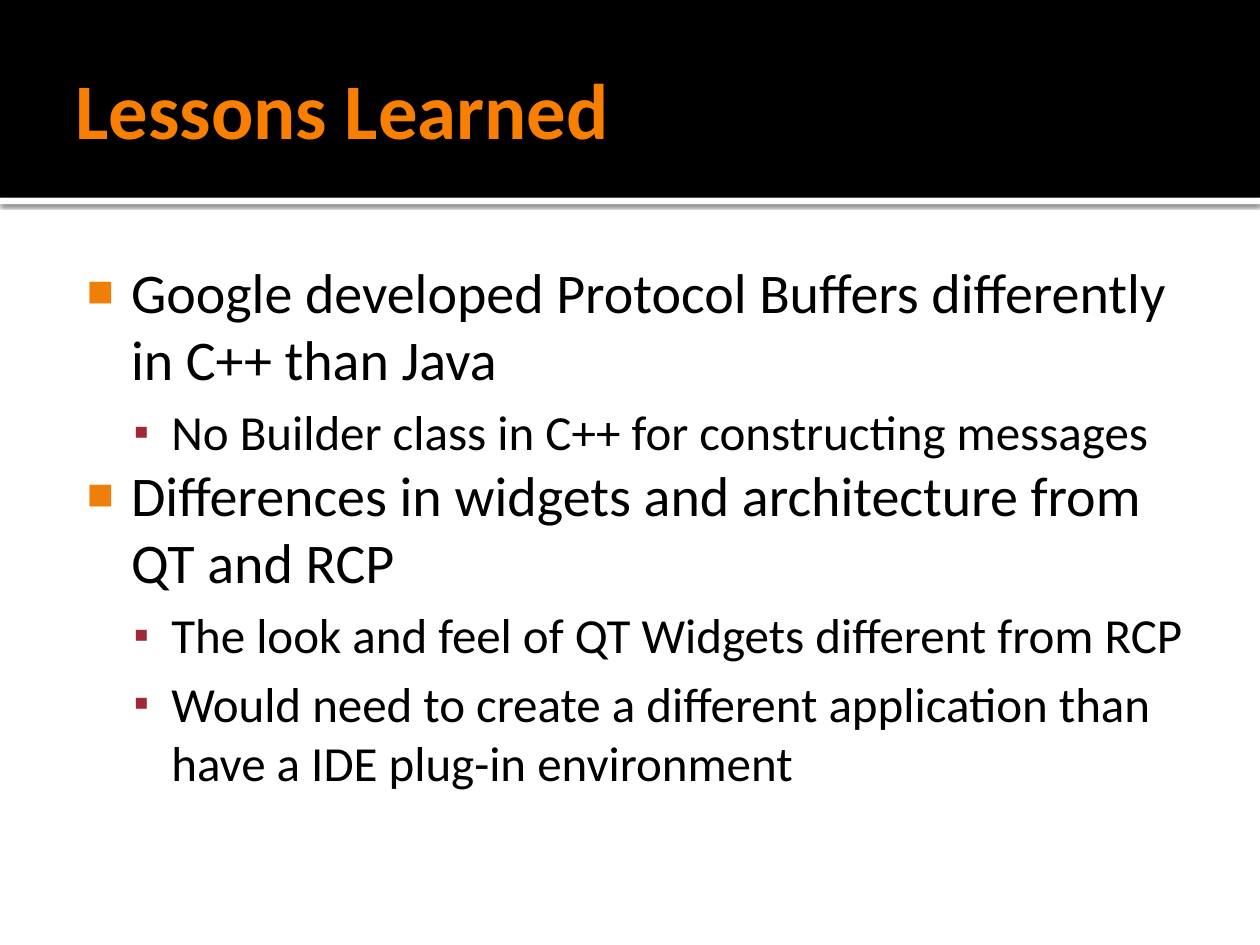
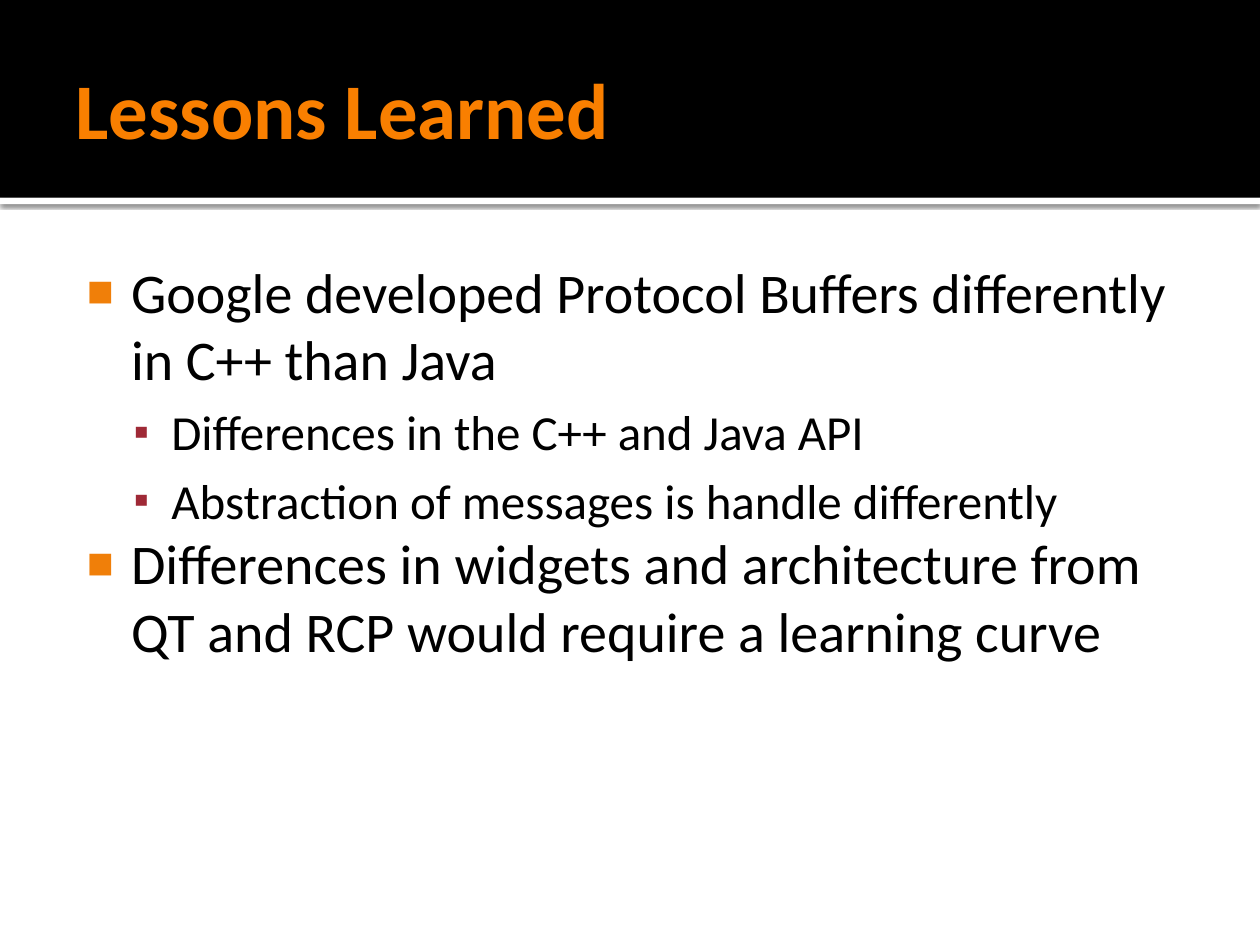
Before and after one commit to slopyjoe/ProtoCapstonProject, a slide deck: slide 11 of Documents/ProtoDebuggerPresentation.pptx. Drawn at 1260x945 pixels with LibreOffice and Linux fonts; fonts in the diff are those of the drawing. Boxes give left, top, right and bottom in pixels: in the first picture for what was removed or moved away, otherwise in the second. Text is boxed around its words. In the diff, an @@ line names an element or a change of style, - is before the commit and + after.

Commit message:
FINAL PRESENTATION CHANGE (from Alian)

```diff
--- a/Documents/ProtoDebuggerPresentation.pptx
+++ b/Documents/ProtoDebuggerPresentation.pptx
@@ text at [131,416,1141,662]: text changed; size 28 to 32 pt @@
-  ▪ No Builder class in C++ for constructing messages
-■ Differences in widgets and architecture from QT and RCP
-  ▪ The look and feel of QT Widgets different from RCP
-  ▪ Would need to create a different application than have a IDE plug-in environment
+  ▪ Differences in the C++ and Java API
+  ▪ Abstraction of messages is handle differently
+■ Differences in widgets and architecture from QT and RCP would require a learning curve
```
